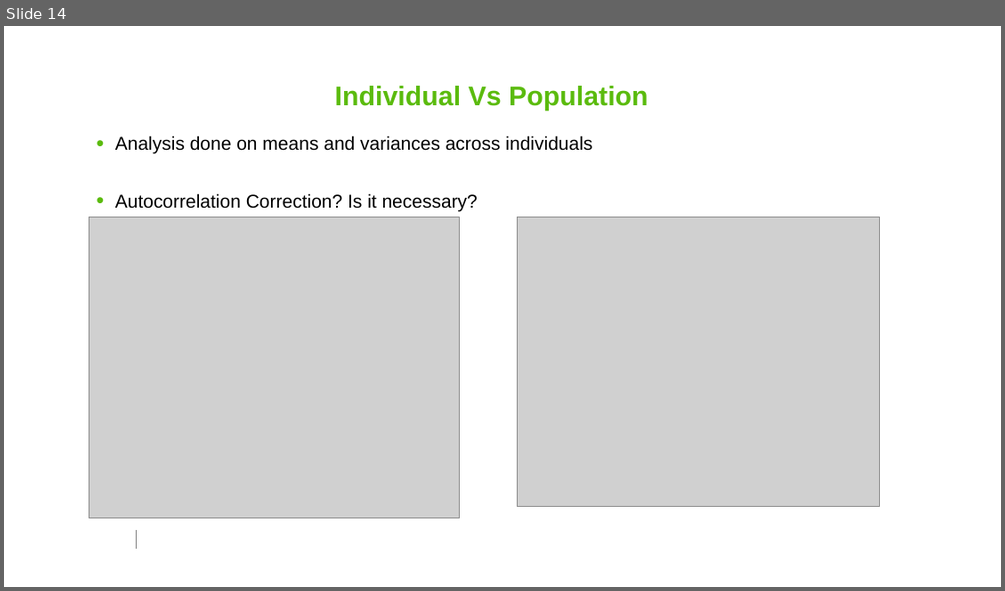
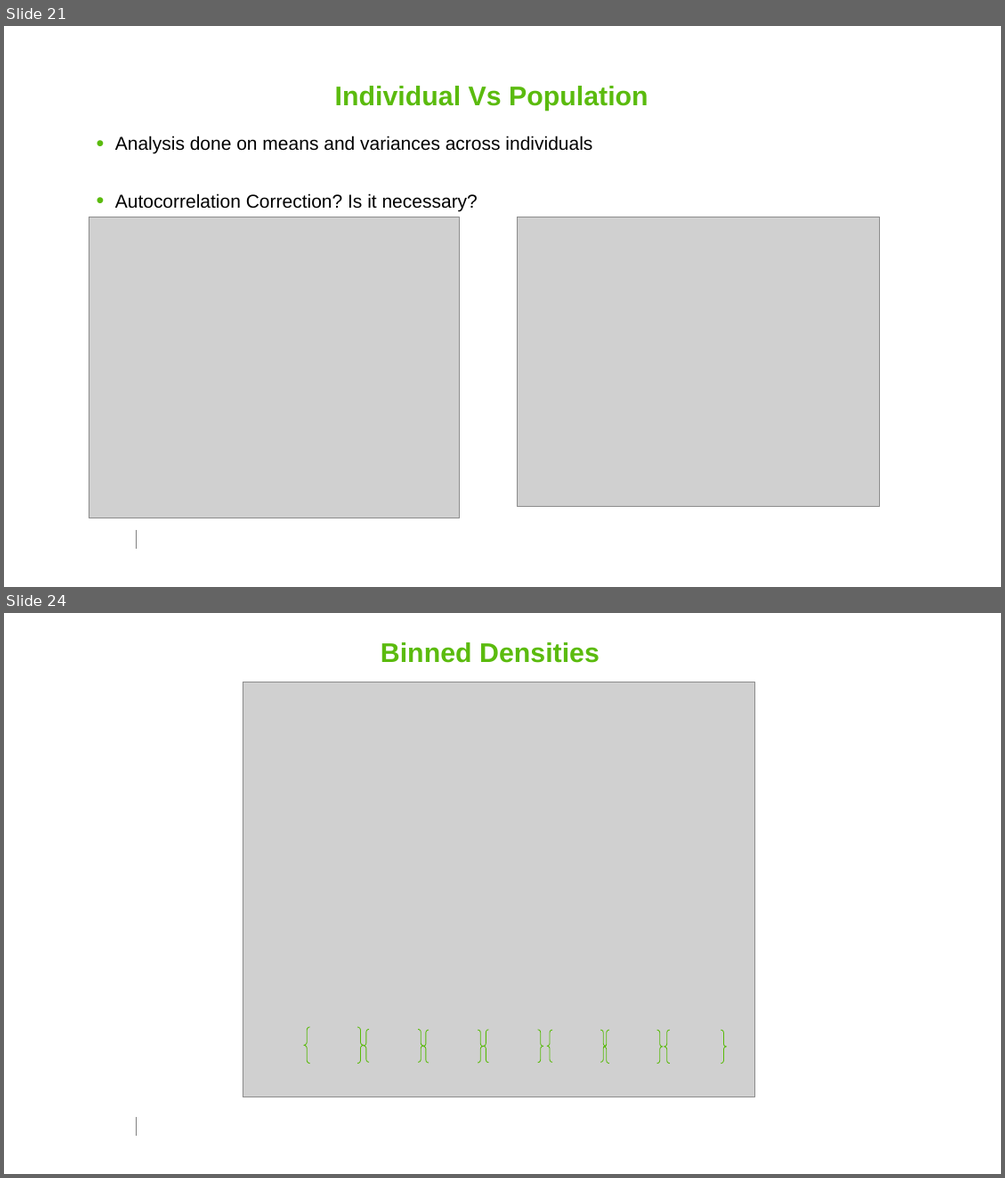
Before and after one commit to smitdave/MASH-Main, a slide deck: MASH-dev/JohnHenry/PDG/PfPDG.pptm. Shown one above the other, each under a label of ours: slide 14 before the commit, slides 21 and 24 after it; the slides between them are not shown. The pictures are 1005x591 and 1005x1178 pixels, drawn with LibreOffice and Linux fonts; fonts in the diff are those of the drawing; grey boxes stand for pictures; background and template pictures are left out. Boxes give left, top, right and bottom in pixels: in the first picture for what was removed or moved away, otherwise in the second. Text is boxed around its words. In the diff, an @@ line names an element or a change of style, - is before the commit and + after.

```diff
--- a/MASH-dev/JohnHenry/PDG/PfPDG.pptm
+++ b/MASH-dev/JohnHenry/PDG/PfPDG.pptm
@@ slide 24 added at [4,613,1001,1174], background #FFFFFF; not listed: 1 template element that a slide beside it also shows @@
@@ title added at [380,642,599,663], 26 pt, text #5BBB0E, bold @@
+Binned Densities
@@ picture added at [243,682,755,1097] @@
@@ brace pair added at [304,1027,364,1063], outline #59BB09 0.75 pt @@
@@ brace pair added at [364,1030,423,1062], outline #59BB09 0.75 pt @@
@@ brace pair added at [423,1030,484,1062], outline #59BB09 0.75 pt @@
@@ brace pair added at [484,1030,543,1062], outline #59BB09 0.75 pt @@
@@ brace pair added at [547,1030,606,1062], outline #59BB09 0.75 pt @@
@@ brace pair added at [604,1030,663,1063], outline #59BB09 0.75 pt @@
@@ brace pair added at [664,1030,727,1063], outline #59BB09 0.75 pt @@
@@ what was slide 14 is now slide 21 @@
```
Also in this commit, not shown: 5 slides changed, 10 other slides added, 2 slides removed, 5 other files.
